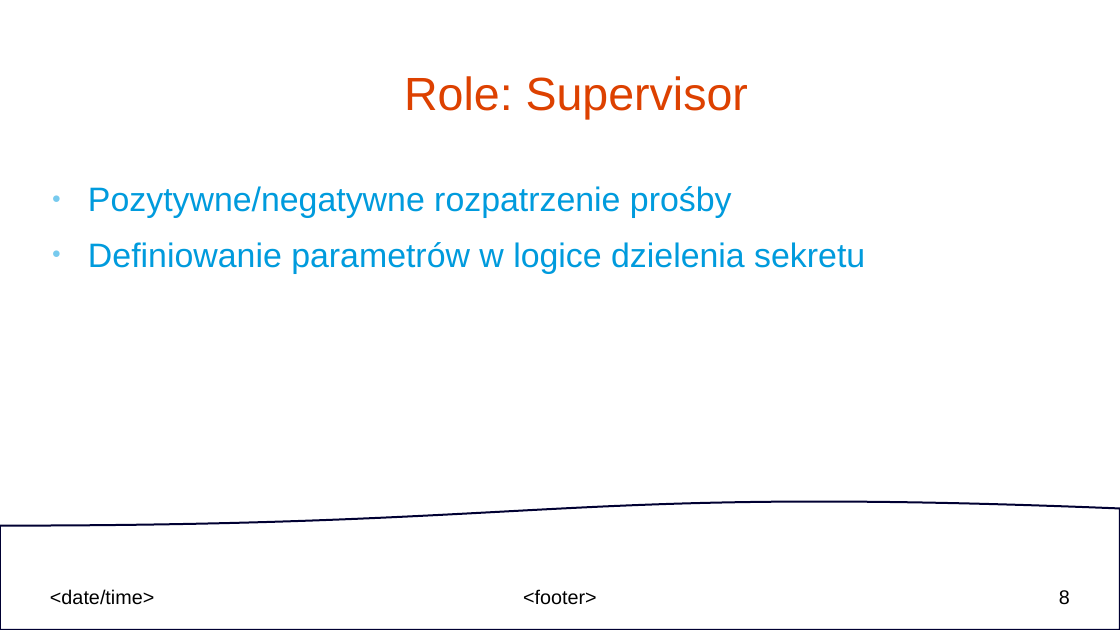
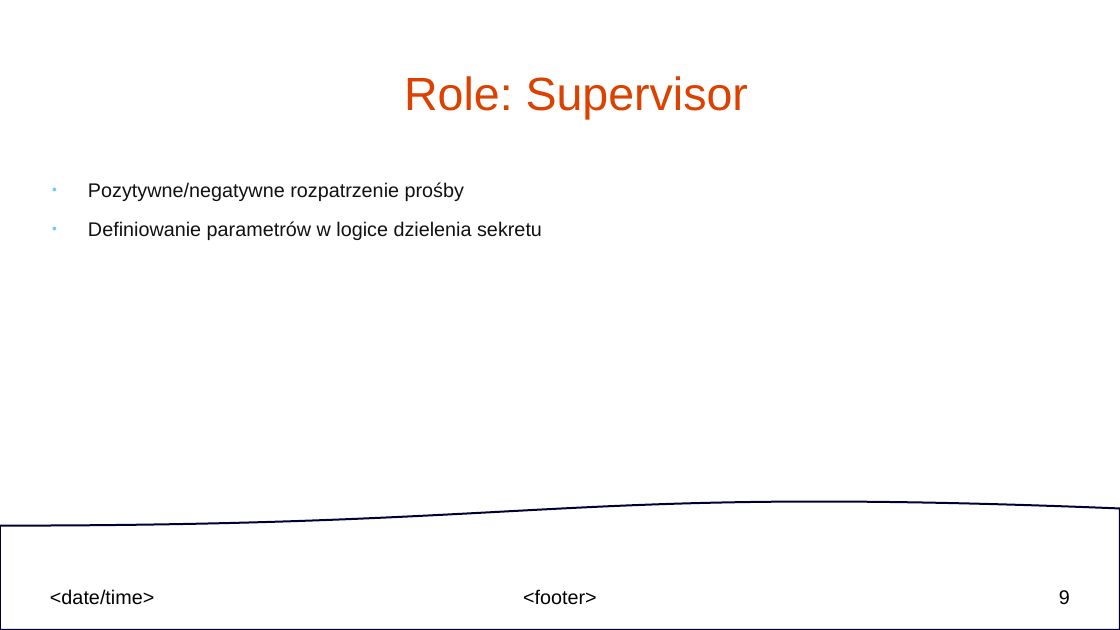
Before and after one commit to Nixam01/mzomi_BHL_2024, a slide deck: slide 9 of dokumentacja_projektu_Access_Broker.odp (slide 8 before the commit). Drawn at 1120x630 pixels with LibreOffice and Linux fonts; fonts in the diff are those of the drawing. Boxes give left, top, right and bottom in pixels: in the first picture for what was removed or moved away, otherwise in the second. Text is boxed around its words. In the diff, an @@ line names an element or a change of style, - is before the commit and + after.

```diff
--- a/dokumentacja_projektu_Access_Broker.odp
+++ b/dokumentacja_projektu_Access_Broker.odp
@@ text "Pozytywne/negatywne rozpatrzenie prośby" at [88, 182, 542, 240]: size 24 to 14 pt, text colour #009BDD to #111111 @@
@@ page number at [1059, 590, 1070, 604]: text changed @@
-8
+9
```
Also in this commit, not shown: 5 other slides changed, 2 slides added, 1 slide removed.
